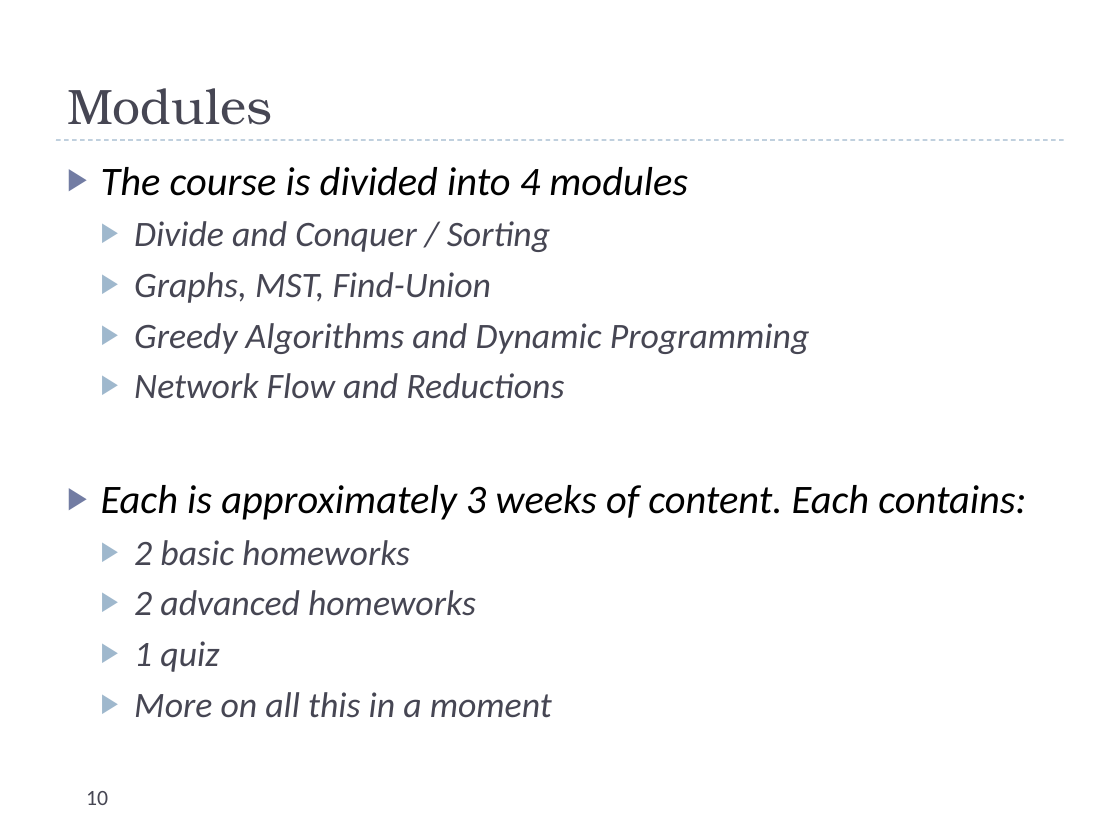
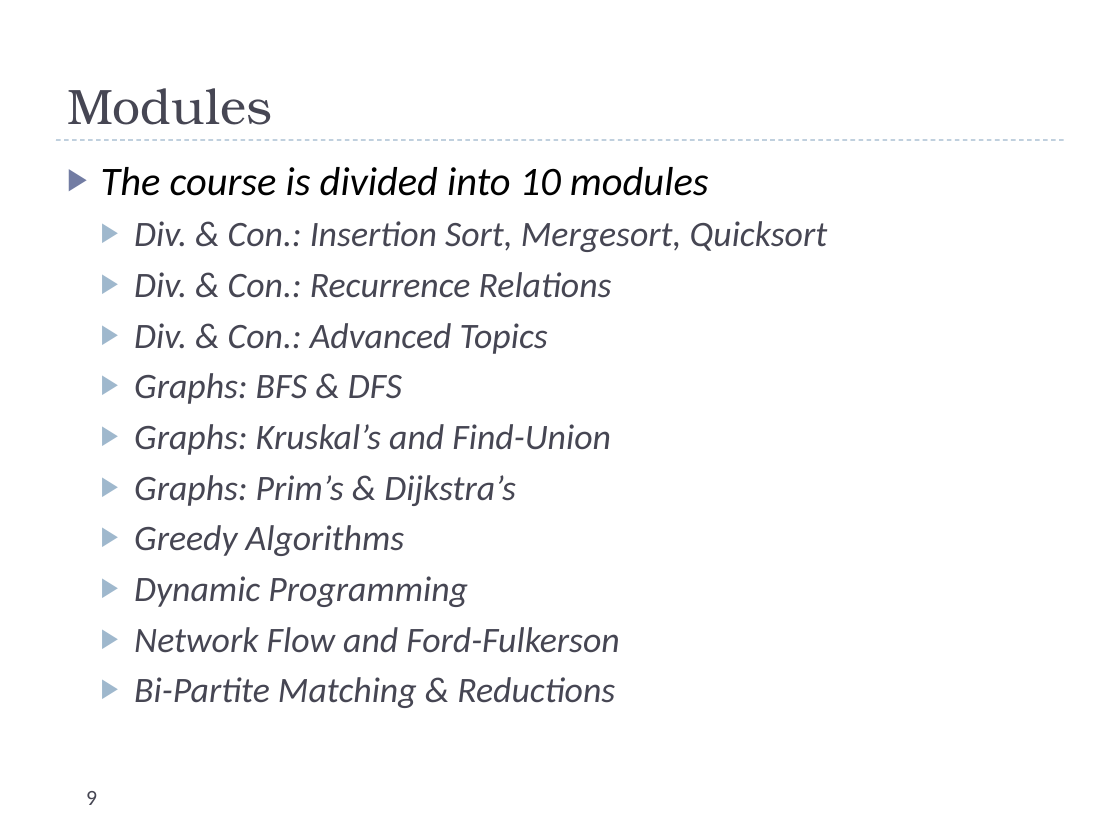
Before and after one commit to uva-cs/cs4102-f21, a slide deck: slide 9 of slides/courseintroduction.pptx (slide 10 before the commit). Drawn at 1120x840 pixels with LibreOffice and Linux fonts; fonts in the diff are those of the drawing. Boxes give left, top, right and bottom in pixels: in the first picture for what was removed or moved away, otherwise in the second. Text is boxed around its words. In the diff, an @@ line names an element or a change of style, - is before the commit and + after.

Commit message:
course intro slides update (first draft)

```diff
--- a/slides/courseintroduction.pptx
+++ b/slides/courseintroduction.pptx
@@ text at <box>101,167,828,708</box>: text changed @@
-▶ The course is divided into 4 modules
-  ▶ Divide and Conquer / Sorting
-  ▶ Graphs, MST, Find-Union
-  ▶ Greedy Algorithms and Dynamic Programming
-  ▶ Network Flow and Reductions
-▶ Each is approximately 3 weeks of content. Each contains:
-  ▶ 2 basic homeworks
-  ▶ 2 advanced homeworks
-  ▶ 1 quiz
-  ▶ More on all this in a moment
+▶ The course is divided into 10 modules
+  ▶ Div. & Con.: Insertion Sort, Mergesort, Quicksort
+  ▶ Div. & Con.: Recurrence Relations
+  ▶ Div. & Con.: Advanced Topics
+  ▶ Graphs: BFS & DFS
+  ▶ Graphs: Kruskal’s and Find-Union
+  ▶ Graphs: Prim’s & Dijkstra’s
+  ▶ Greedy Algorithms
+  ▶ Dynamic Programming
+  ▶ Network Flow and Ford-Fulkerson
+  ▶ Bi-Partite Matching & Reductions
@@ page number at <box>86,791,97,805</box>: text changed @@
-10
+9
```
Also in this commit, not shown: 10 other slides changed, 7 slides added, 2 slides removed.
